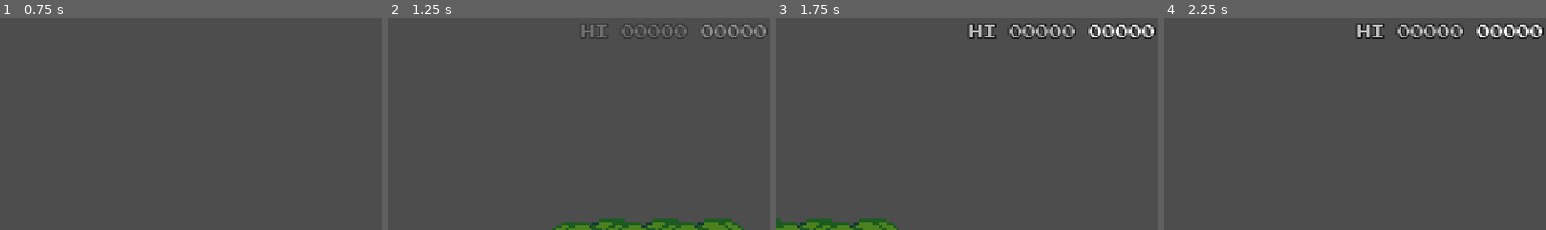
Above: before the commit, frames 1-4 (left to right).
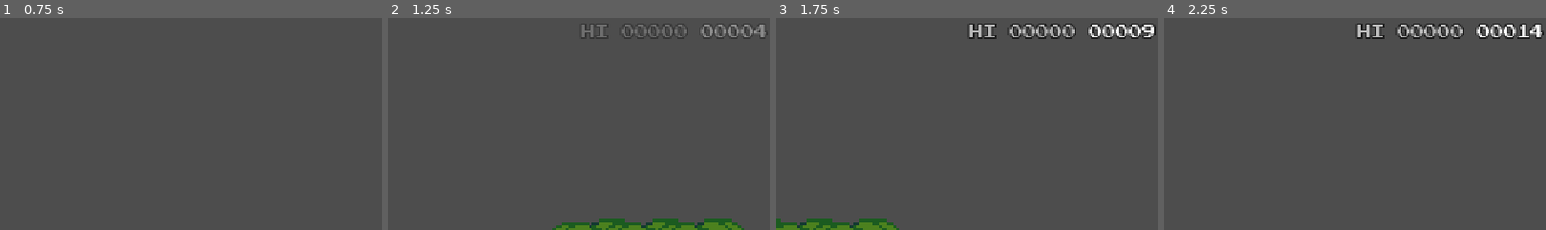
Above: after the commit, the same moments.

Repository: Aperaine/Desktop-Dino
Game: Godot game, scene res://game.tscn
Two runs of this game, one before a commit and one after it. Both use one fixed random seed, a clock stepped at 60 frames per second and the inputs below. The engine's default icon, where the game draws it, is replaced by a stand-in: a white triangle on a blue panel in a dark square.
Inputs (mouse positions are % of the whole screen's width and height, from its top left):
- Up to frame 1 (0.75 s): tap Enter (ui_accept) at 0.5 s; move the mouse to (72, 44) at 0.52 s; hold Down (crouch) from 0.53 s (still down)
- Up to frame 2 (1.25 s): keep holding Down (crouch); click (72, 44) at 0.77 s
- Up to frame 3 (1.75 s): move the mouse to (74, 3) at 1.27 s; release Down (crouch) at 1.28 s; tap Down (crouch) at 1.35 s; click (74, 3) at 1.52 s
- Up to frame 4 (2.25 s): move the mouse to (60, 27) at 2.02 s; hold Down (crouch) from 2.03 s (still down)
The pictures show only the part of the screen within x 50-100%, y 0-50%; the shares and areas given below are measured in that part.

Frame 1 is identical in both runs. In frame 2, 0.1% of the frame differs, in the area x 95-99%, y 3-10%; in frame 3, 0.1%; in frame 4, 0.3%, in the area x 92-100%, y 2-10%.

Commit message:
Fixed score not updating

Diff:
--- a/desktopDino/score.gd
+++ b/desktopDino/score.gd
@@ -2,7 +2,7 @@
 
 const pulse := "[pulse freq=10 color=gold ease=1]"
 
-@export var score :int = 0
+@export var score :float = 0
 @export var high : int = 0
 
 var scoreEffect = ""
@@ -23,6 +23,7 @@
 
 # Called every frame. 'delta' is the elapsed time since the previous frame.
 func _process(delta: float) -> void:
+
 	score += 10 * delta
 	if int(score) % 100 < 10 && score >= 100:
 		if scoreEffect != pulse:
